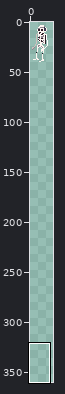
File history of a pixel-art file, images/skeleton.aseprite. Above, an overview of the earlier version with the close-up marked.
Close-up. Before the commit:
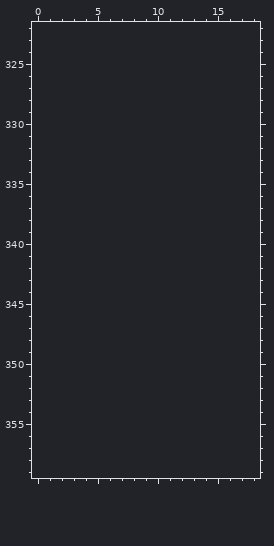
20x40 pixels, 1 frame. Shown: x 0..18, y 322..359. The old version is drawn lined up with the new one, on the new canvas. The wide view leaves out empty margins. The commit also changed other parts of the picture, which this record leaves out.
The result:
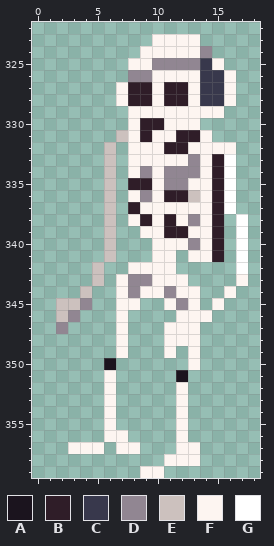
Palette (. is transparent): A #1b141e  B #2f1d28  C #38384c  D #918692  E #ccc1be  F #fdf5f1  G #ffffff
Changes in this commit:
canvas 20x40 -> 40x360
The author put colour A in row 350 at x 6; in row 351 at x 12.
The author put colour B in rows 327 to 328 at x 8 to 9 and 11 to 12; in row 330 at x 9 to 10; in row 331 at x 9 and 12 to 13; in row 332 at x 11 to 12; in rows 333 to 334 at x 15; in row 335 at x 8 to 9 and 15.
The author put colour B in row 336 at x 11 to 12 and 15; in row 337 at x 8 and 15; in row 338 at x 9, 11 and 15; in row 339 at x 11 to 12 and 15; in rows 340 to 341 at x 15.
The author put colour C in row 325 at x 14; in rows 326 to 328 at x 14 to 15.
The author put colour D in row 324 at x 14; in row 325 at x 10 to 13; in row 326 at x 8 to 9; in row 333 at x 13; in row 334 at x 9 and 11 to 13; in row 335 at x 11 to 12.
The author put colour D in row 336 at x 9; in row 338 at x 13; in row 340 at x 13; in row 343 at x 8 to 9; in row 344 at x 8 and 11; in row 345 at x 4 and 12.
The author put colour D in row 346 at x 3; in row 347 at x 2.
The author put colour E in row 331 at x 7; in rows 332 to 335 at x 6; in row 336 at x 6 and 13; in rows 337 to 341 at x 6; in rows 342 to 343 at x 5; in row 344 at x 4.
The author put colour E in row 345 at x 2 to 3; in row 346 at x 2.
The author put colour F in row 323 at x 10 to 13; in row 324 at x 9 to 13; in row 325 at x 8 to 9 and 15; in row 326 at x 10 to 13 and 16; in rows 327 to 328 at x 7, 10, 13 and 16; in row 329 at x 8 to 15.
The author put colour F in row 330 at x 8 and 11 to 13; in row 331 at x 8, 10 to 11 and 14; in row 332 at x 8 to 10 and 13 to 16; in row 333 at x 8 to 12 and 14; in row 334 at x 8, 10 and 14; in row 335 at x 10 and 13 to 14.
The author put colour F in row 336 at x 8, 10 and 14; in row 337 at x 9 to 14; in row 338 at x 8, 10, 12 and 14; in row 339 at x 9 to 10 and 13 to 14; in row 340 at x 10 to 12 and 14; in row 341 at x 10 to 11 and 13 to 14.
The author put colour F in row 342 at x 8 to 11; in row 343 at x 7, 10 to 12 and 17; in row 344 at x 7, 9 to 10, 12 to 13 and 16; in row 345 at x 7 to 8, 11, 13 and 15; in row 346 at x 7 and 12 to 14; in rows 347 to 348 at x 7 and 11 to 13.
The author put colour F in row 349 at x 7, 11 and 13; in row 350 at x 13; in row 351 at x 6; in rows 352 to 355 at x 6 and 12; in row 356 at x 6 to 7 and 12; in row 357 at x 3 to 5, 7 to 8 and 12 to 13.
The author put colour F in row 358 at x 11 to 13; in row 359 at x 9 to 10.
The author put colour G in rows 333 to 337 at x 16; in rows 338 to 342 at x 17.
Changed places in both close-ups, as pixel boxes (x1, y1, x2, y2):
added: (56, 34, 248, 478)
